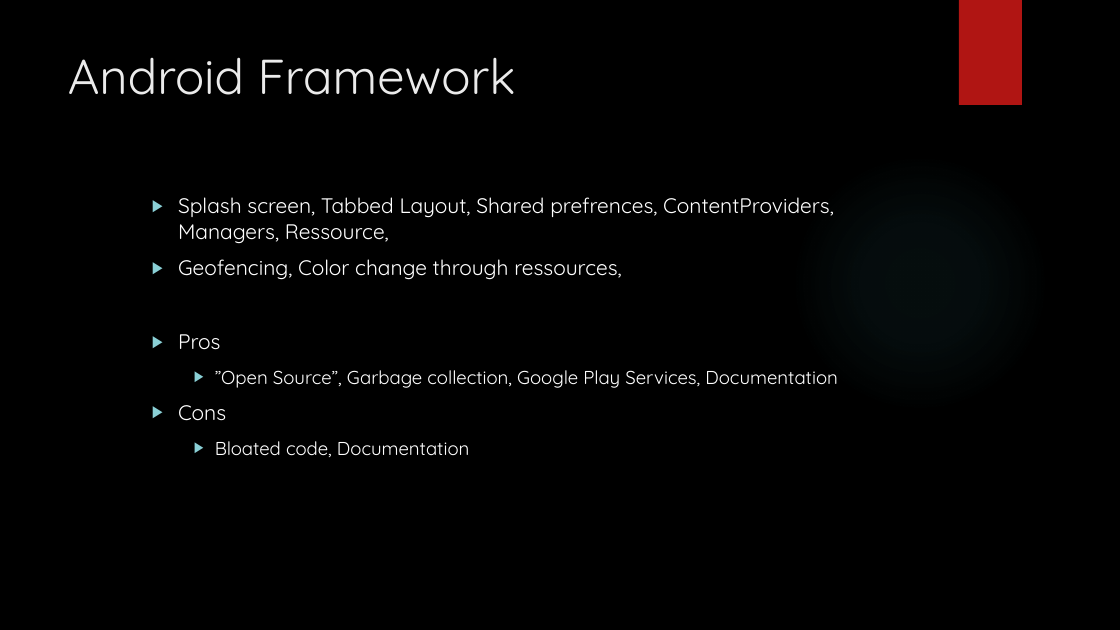
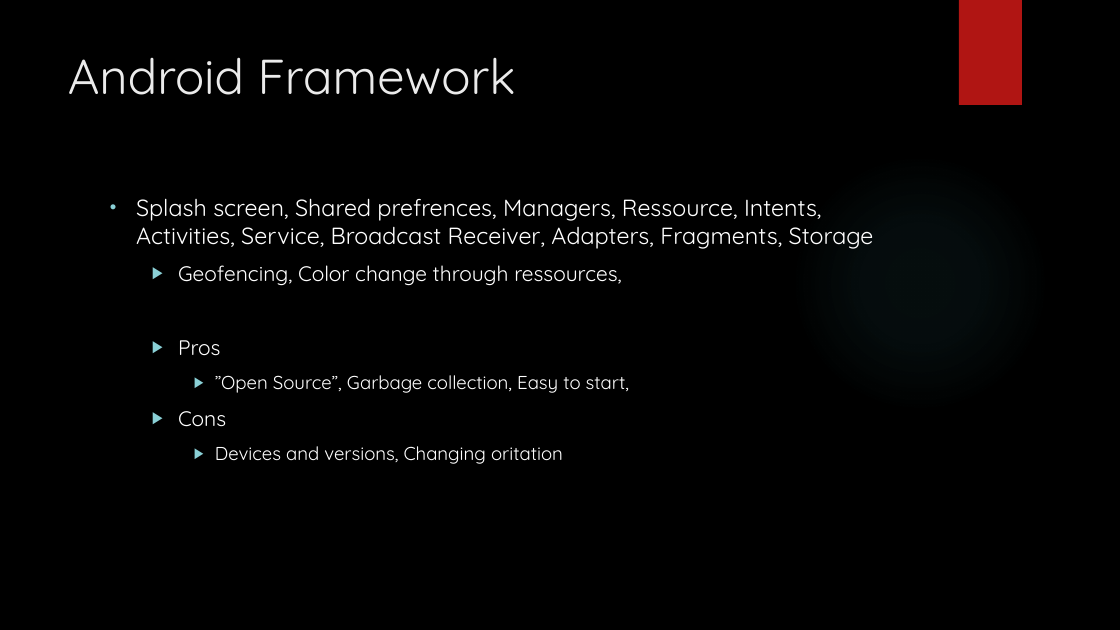
Before and after one commit to liao1994/SMAP, a slide deck: slide 10 of Shine My Room.pptx. Drawn at 1120x630 pixels with LibreOffice and Linux fonts; fonts in the diff are those of the drawing; background and template pictures are left out. Boxes give left, top, right and bottom in pixels: in the first picture for what was removed or moved away, otherwise in the second. Text is boxed around its words. In the diff, an @@ line names an element or a change of style, - is before the commit and + after.

```diff
--- a/Shine My Room.pptx
+++ b/Shine My Room.pptx
@@ text at (136,198,874,249): text changed; size 18 to 20 pt @@
-  ▶ Splash screen, Tabbed Layout, Shared prefrences, ContentProviders, Managers, Ressource,
+• Splash screen, Shared prefrences, Managers, Ressource, Intents, Activities, Service, Broadcast Receiver, Adapters, Fragments, Storage
@@ text at (215,375,629,393): text changed @@
-    ▶ ”Open Source”, Garbage collection, Google Play Services, Documentation
+    ▶ ”Open Source”, Garbage collection, Easy to start,
@@ text at (215,446,563,464): text changed @@
-    ▶ Bloated code, Documentation
+    ▶ Devices and versions, Changing oritation
```
Also in this commit, not shown: 2 other slides changed, 1 other file.
